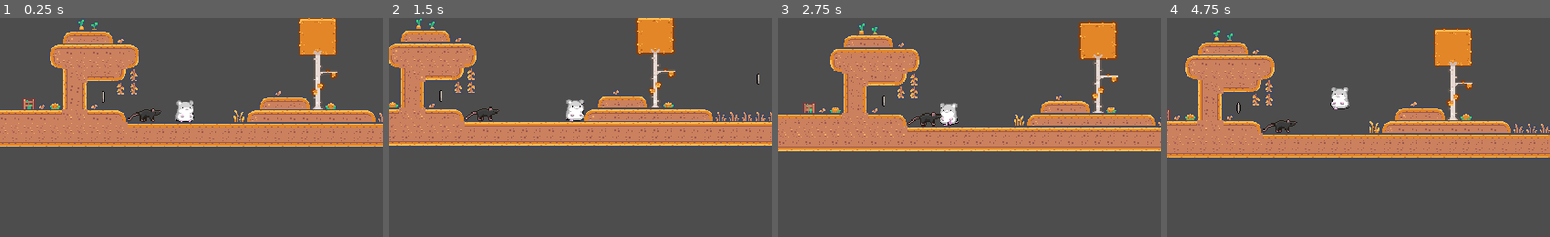
Above: before the commit, frames 1-4 (left to right).
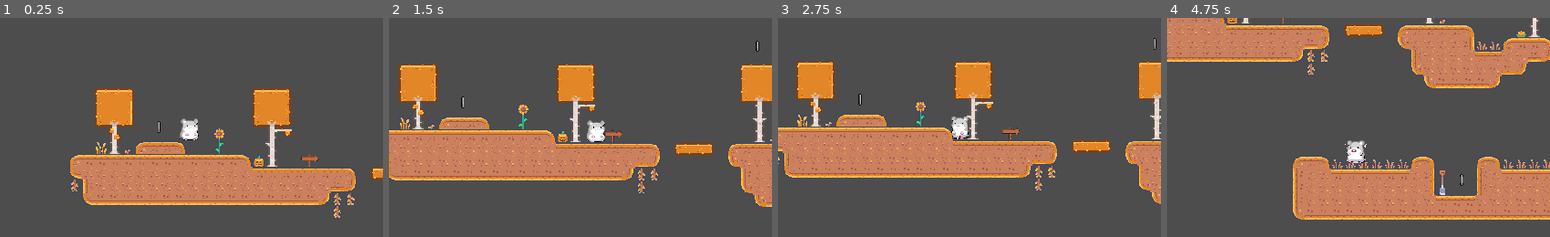
Above: after the commit, the same moments.

Repository: Gabriela-AVI/Hamster
Game: Godot game, scene res://scenes/Game1.tscn
The game is run twice, just before and just after one commit, with the same random seed, the same clock (stepped at 60 frames per second) and the same inputs.
Inputs (mouse positions are in pixels of both pictures, inside the frame that each line leads up to):
- Up to frame 1 (0.25 s): no input
- Up to frame 2 (1.5 s): move the mouse to (664, 116) at 0.52 s; hold D (move_right) from 0.53 s (still down); tap Shift (dash) at 0.6 s; click (664, 116) at 0.67 s; tap Space (jump) at 0.77 s; move the mouse to (503, 138) at 1.27 s; tap E (interact) at 1.35 s; click (503, 138) at 1.42 s
- Up to frame 3 (2.75 s): tap Space (jump) at 1.52 s; move the mouse to (1007, 79) at 2.02 s; release D (move_right) at 2.03 s; hold A (move_left) from 2.03 s (still down); tap Shift (dash) at 2.1 s; click (1007, 79) at 2.17 s
- Up to frame 4 (4.75 s): move the mouse to (1339, 171) at 2.77 s; release A (move_left) at 2.78 s; hold D (move_right) 2.78-4.28 s; tap E (interact) at 2.85, 4.35 s; click (1339, 171) at 2.92 s; tap Space (jump) at 3.02, 3.77, 4.52 s; move the mouse to (1473, 160) at 3.52 s; tap Shift (dash) at 3.6 s; click (1473, 160) at 3.67 s; move the mouse to (1243, 94) at 4.27 s; hold A (move_left) from 4.28 s (still down); click (1243, 94) at 4.42 s

The runs differ from the first frame. In frame 1, 40% of the frame differs, in the area x 0-100%, y 0-92%; in frame 2, 38%; in frame 3, 35%; in frame 4, 50%, in the area x 0-100%, y 0-93%.
Error before the commit: Parse Error: Identifier "delta" not declared in the current scope. (res://characters/enemy.gd:13)

Commit message:
Mouse feature

Diff:
--- a/characters/enemy.gd
+++ b/characters/enemy.gd
@@ -5,9 +5,9 @@
 const JUMP_VELOCITY = -400.0
 
 
-func _ready() -> void:
+#func _ready() -> void:
 
 
 	# --- GRAVEDAD ---
-	if not is_on_floor():
-		velocity += get_gravity() * delta
+	#if not is_on_floor():
+		#velocity += get_gravity() * delta
--- a/characters/enemy.tscn
+++ b/characters/enemy.tscn
@@ -36,7 +36,7 @@
 }],
 "loop": true,
 "name": &"enemy",
-"speed": 5.0
+"speed": 7.0
 }]
 
 [sub_resource type="RectangleShape2D" id="RectangleShape2D_wujgv"]
@@ -54,7 +54,7 @@
 position = Vector2(-2.5, -10.5)
 sprite_frames = SubResource("SpriteFrames_3yqyl")
 animation = &"enemy"
-frame_progress = 0.90057683
+frame_progress = 0.45378652
 
 [node name="CollisionShape2D" type="CollisionShape2D" parent="."]
 texture_filter = 1
--- a/scenes/Game1.tscn
+++ b/scenes/Game1.tscn
@@ -1,10 +1,11 @@
-[gd_scene load_steps=12 format=4 uid="uid://dte0a5aprinvv"]
+[gd_scene load_steps=13 format=4 uid="uid://dte0a5aprinvv"]
 
 [ext_resource type="PackedScene" uid="uid://io67g1edo47j" path="res://characters/player.tscn" id="1_fdxsg"]
 [ext_resource type="Texture2D" uid="uid://c3ygbsp5xy4lj" path="res://assets/tilemap_packed.png" id="1_mua0o"]
 [ext_resource type="PackedScene" uid="uid://c5b47xg0npppn" path="res://elements/pipe.tscn" id="2_fdxsg"]
 [ext_resource type="Texture2D" uid="uid://dncdud5veafu7" path="res://assets/señal.png" id="2_mcjy6"]
 [ext_resource type="Script" uid="uid://cy1wqqfsc4myt" path="res://scenes/door_area.gd" id="3_16hu5"]
+[ext_resource type="Script" uid="uid://cc00wiv84g16k" path="res://scripts/camera2D.gd" id="5_8xv86"]
 [ext_resource type="PackedScene" uid="uid://b1blv0vujrs7k" path="res://elements/heart.tscn" id="5_mcjy6"]
 [ext_resource type="PackedScene" uid="uid://daym55ln1fq3w" path="res://elements/box.tscn" id="5_t4bav"]
 [ext_resource type="PackedScene" uid="uid://w443o58jw87e" path="res://characters/enemy.tscn" id="8_y3wct"]
@@ -186,16 +187,18 @@
 shape = SubResource("RectangleShape2D_t4bav")
 
 [node name="CharacterBody2D" parent="." instance=ExtResource("1_fdxsg")]
-position = Vector2(903, 120)
-
-[node name="Camera2D" type="Camera2D" parent="CharacterBody2D"]
-position = Vector2(9, 25)
+position = Vector2(-360, -54)
+
+[node name="Camera2D" type="Camera2D" parent="." node_paths=PackedStringArray("objeto_a_seguir")]
+position = Vector2(-351, -29)
 zoom = Vector2(0.8, 0.8)
 limit_top = -9999996
 limit_right = 9999999
 limit_smoothed = true
 position_smoothing_enabled = true
 rotation_smoothing_enabled = true
+script = ExtResource("5_8xv86")
+objeto_a_seguir = NodePath("../CharacterBody2D")
 
 [node name="enemy" parent="." instance=ExtResource("8_y3wct")]
 position = Vector2(851, 132)
--- /dev/null
+++ b/scripts/camera2D.gd
@@ -0,0 +1,31 @@
+extends Camera2D
+
+const DEAD_ZONE = 10  # Radio de la zona muerta centrada en el personaje
+const MAX_DISTANCE = 145  # Distancia máxima que la cámara puede estar lejos del personaje
+@export var objeto_a_seguir: Node2D  # El personaje que la cámara sigue por defecto
+var clic_derecho_presionado = false  # Estado del clic derecho
+
+func _process(delta: float) -> void:
+	if clic_derecho_presionado:
+		# Calcula la dirección del cursor con respecto al personaje
+		var posicion_cursor = get_global_mouse_position()
+		var direccion_cursor = posicion_cursor - objeto_a_seguir.global_position
+
+		if direccion_cursor.length() > DEAD_ZONE:
+			# Si el cursor está fuera de la zona muerta, calcula la nueva posición de la cámara
+			position = objeto_a_seguir.global_position + direccion_cursor.normalized() * (direccion_cursor.length() - DEAD_ZONE)
+
+			#Limita la cámara a la distancia máxima,
+			var distancia_camara = position - objeto_a_seguir.global_position
+			if distancia_camara.length() > MAX_DISTANCE:
+				position = objeto_a_seguir.global_position + distancia_camara.normalized() * MAX_DISTANCE
+		else:
+			# Si el cursor está dentro de la zona muerta, no muevas la cámara
+			position = objeto_a_seguir.global_position
+	else:
+		# Sigue al personaje normalmente
+		position = objeto_a_seguir.position
+
+func _input(event: InputEvent) -> void:
+	if event is InputEventMouseButton and event.button_index == MOUSE_BUTTON_RIGHT:
+		clic_derecho_presionado = event.pressed  # Actualiza el estado del clic derecho
Not shown, added: scripts/camera2D.gd.uid
